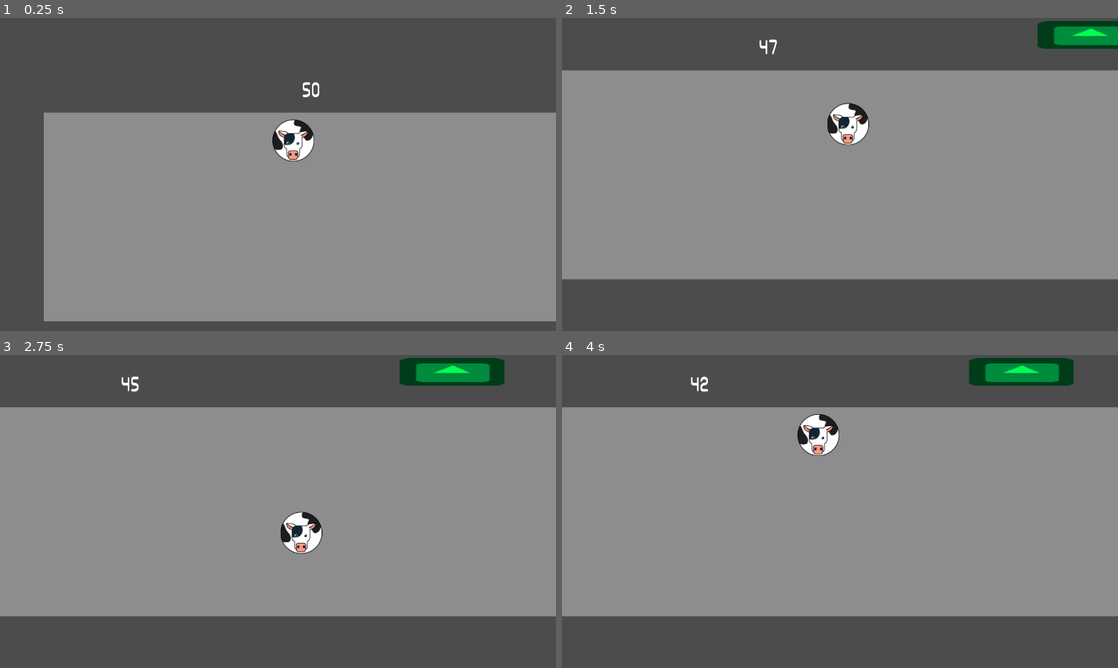
Above: before the commit, frames 1-4 (two rows, left to right).
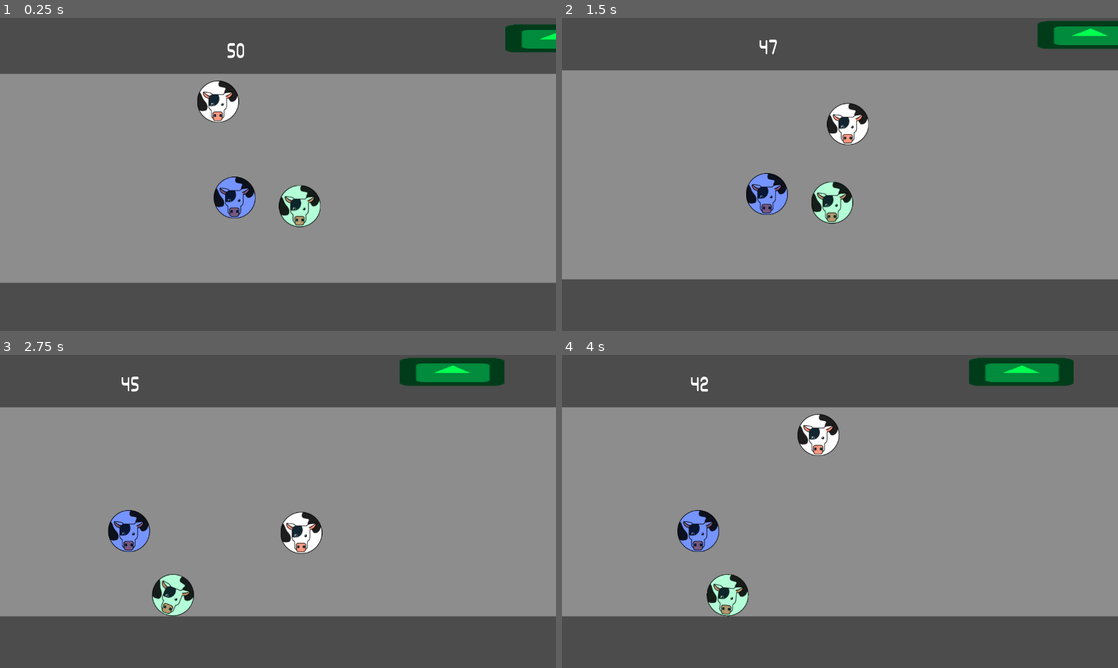
Above: after the commit, the same moments.

Repository: mapedorr/AquiMeBajoYo
Game: Godot game, scene res://scenarios/Trasnsmi.tscn
The game is run twice, just before and just after one commit, with the same random seed, the same clock (stepped at 60 frames per second) and the same inputs. The engine's default icon, where the game draws it, is replaced by a stand-in: a white triangle on a blue panel in a dark square.
Inputs:
- Up to frame 1 (0.25 s): no input
- Up to frame 2 (1.5 s): hold Right (ui_right) 0.53-1.28 s; hold Down (ui_down) from 1.28 s (still down)
- Up to frame 3 (2.75 s): release Down (ui_down) at 2.03 s; hold Right (ui_right) from 2.03 s (still down)
- Up to frame 4 (4 s): release Right (ui_right) at 2.78 s; hold Up (ui_up) 2.78-3.53 s; hold Left (ui_left) from 3.53 s (still down)

The runs differ from the first frame. In frame 1, 31% of the frame differs, in the area x 0-100%, y 2-97%; in frame 2, 1.7%; in frame 3, 1.6%; in frame 4, 1.6%.

Commit message:
applies collision on animal nodes

Diff:
--- /dev/null
+++ b/scenarios/Animals/Animal.tscn
@@ -0,0 +1,15 @@
+[gd_scene load_steps=3 format=2]
+
+[ext_resource path="res://scenarios/Assets/vaca.png" type="Texture" id=1]
+
+[sub_resource type="CircleShape2D" id=1]
+radius = 48.0
+
+[node name="Animal" type="RigidBody2D"]
+gravity_scale = 0.0
+
+[node name="CollisionShape2D" type="CollisionShape2D" parent="."]
+shape = SubResource( 1 )
+
+[node name="Sprite" type="Sprite" parent="."]
+texture = ExtResource( 1 )
--- a/scenarios/Animal.tscn
+++ b/scenarios/Animals/Player.tscn
@@ -1,12 +1,12 @@
 [gd_scene load_steps=4 format=2]
 
-[ext_resource path="res://scenarios/Animal.gd" type="Script" id=1]
+[ext_resource path="res://scenarios/Animals/Player.gd" type="Script" id=1]
 [ext_resource path="res://scenarios/Assets/vaca.png" type="Texture" id=2]
 
 [sub_resource type="CircleShape2D" id=1]
 radius = 48.0
 
-[node name="Animal" type="KinematicBody2D"]
+[node name="Player" type="KinematicBody2D"]
 script = ExtResource( 1 )
 run_speed = 200
 
--- a/scenarios/Bus.tscn
+++ b/scenarios/Bus.tscn
@@ -1,31 +1,27 @@
-[gd_scene load_steps=7 format=2]
+[gd_scene load_steps=8 format=2]
 
 [ext_resource path="res://scenarios/scripts/Bus.gd" type="Script" id=1]
-[ext_resource path="res://icon.png" type="Texture" id=2]
+[ext_resource path="res://scenarios/Assets/piso.png" type="Texture" id=2]
+[ext_resource path="res://icon.png" type="Texture" id=3]
 
 [sub_resource type="RectangleShape2D" id=1]
 extents = Vector2( 30.2439, 20 )
 
-[ext_resource path="res://scenarios/Assets/piso.png" type="Texture" id=3]
+[sub_resource type="RectangleShape2D" id=5]
+extents = Vector2( 41.5, 280.5 )
 
-[sub_resource type="SegmentShape2D" id=2]
-a = Vector2( 0, -240 )
-b = Vector2( 0, 240 )
+[sub_resource type="RectangleShape2D" id=6]
+extents = Vector2( 1001.5, 40.5003 )
 
-[sub_resource type="SegmentShape2D" id=3]
-a = Vector2( -960, 0 )
-b = Vector2( 960, 0 )
-
-[sub_resource type="SegmentShape2D" id=4]
-a = Vector2( 0, -240 )
-b = Vector2( 0, 240 )
+[sub_resource type="RectangleShape2D" id=7]
+extents = Vector2( 48.9993, 280.5 )
 
 [node name="Bus" type="Node2D"]
 script = ExtResource( 1 )
 
 [node name="piso" type="Sprite" parent="."]
 position = Vector2( 640, 360 )
-texture = ExtResource( 3 )
+texture = ExtResource( 2 )
 __meta__ = {
 "_edit_lock_": true
 }
@@ -51,13 +47,14 @@
 [node name="BusBorders" type="StaticBody2D" parent="."]
 
 [node name="Left" type="CollisionShape2D" parent="BusBorders"]
-position = Vector2( -320, 360 )
-shape = SubResource( 2 )
+position = Vector2( -362, 358.5 )
+shape = SubResource( 5 )
+one_way_collision_margin = 8.2
 
 [node name="Bottom" type="CollisionShape2D" parent="BusBorders"]
-position = Vector2( 640, 600 )
-shape = SubResource( 3 )
+position = Vector2( 638.5, 640.5 )
+shape = SubResource( 6 )
 
 [node name="Right" type="CollisionShape2D" parent="BusBorders"]
-position = Vector2( 1600, 360 )
-shape = SubResource( 4 )
+position = Vector2( 1646.5, 360 )
+shape = SubResource( 7 )
--- a/scenarios/Trasnsmi.gd
+++ b/scenarios/Trasnsmi.gd
@@ -5,13 +5,13 @@
 
 # Called when the node enters the scene tree for the first time.
 func _ready():
-	$Animal.position = $Bus/Spawn.get_position()
+	$Player.position = $Bus/Spawn.get_position()
 	$Bus.connect("exit_entered", self, "finish_level")
 	# Setup the timers
 	self.setup_time()
 
 func finish_level(body):
-	if body.name == "Animal":
+	if body.name == "Player":
 		print("Level finished!")
 
 func setup_time():
--- a/scenarios/Trasnsmi.tscn
+++ b/scenarios/Trasnsmi.tscn
@@ -2,15 +2,17 @@
 
 [ext_resource path="res://scenarios/Trasnsmi.gd" type="Script" id=1]
 [ext_resource path="res://scenarios/Bus.tscn" type="PackedScene" id=2]
-[ext_resource path="res://scenarios/Animal.tscn" type="PackedScene" id=3]
+[ext_resource path="res://scenarios/Animals/Player.tscn" type="PackedScene" id=3]
 [ext_resource path="res://custom_resources/themes/elsewhere_theme.tres" type="Theme" id=4]
+[ext_resource path="res://scenarios/Animals/Animal.tscn" type="PackedScene" id=5]
 
 [node name="Game" type="Node2D"]
 script = ExtResource( 1 )
 
 [node name="Bus" parent="." instance=ExtResource( 2 )]
 
-[node name="Animal" parent="." instance=ExtResource( 3 )]
+[node name="Player" parent="." instance=ExtResource( 3 )]
+position = Vector2( 640.5, 330 )
 run_speed = 300
 
 [node name="Travel" type="Timer" parent="."]
@@ -28,3 +30,13 @@
 margin_bottom = 91.6633
 theme = ExtResource( 4 )
 text = "00"
+
+[node name="Animals" type="Node2D" parent="."]
+
+[node name="Animal" parent="Animals" instance=ExtResource( 5 )]
+modulate = Color( 0.705882, 1, 0.847059, 1 )
+position = Vector2( 442.5, 424.5 )
+
+[node name="Animal2" parent="Animals" instance=ExtResource( 5 )]
+modulate = Color( 0.462745, 0.584314, 1, 1 )
+position = Vector2( 292.5, 405 )
Renamed: scenarios/Animal.gd -> scenarios/Animals/Player.gd
Not shown: 1 places in scenarios/Bus.tscn that only renumber resources
